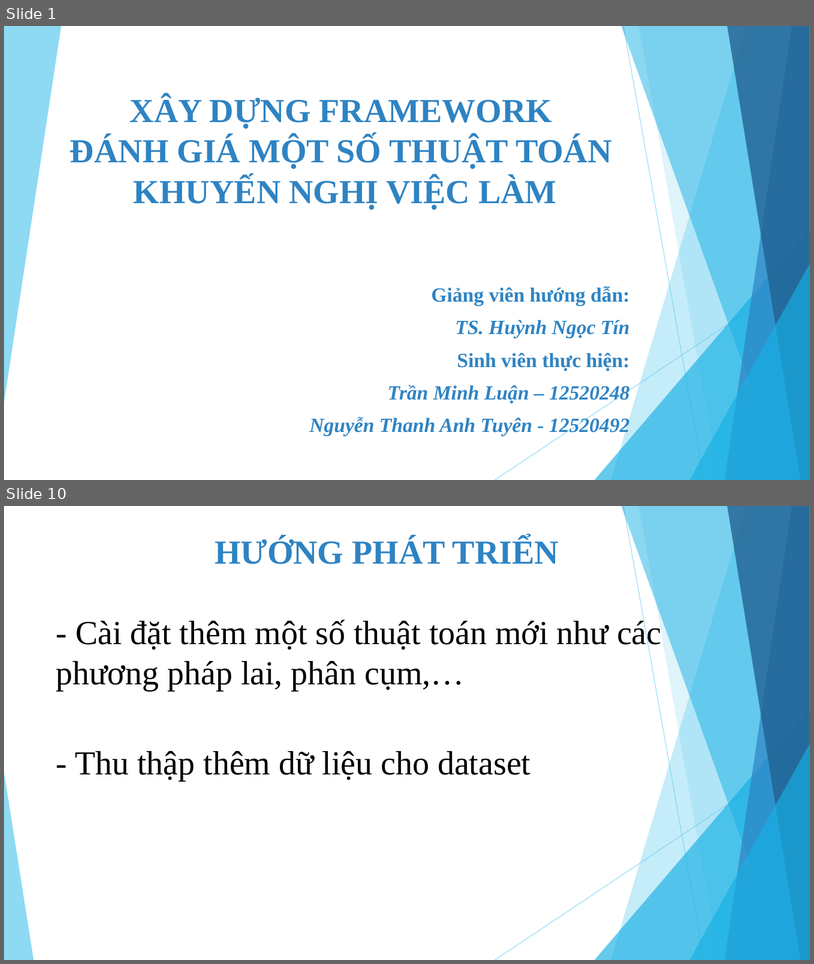
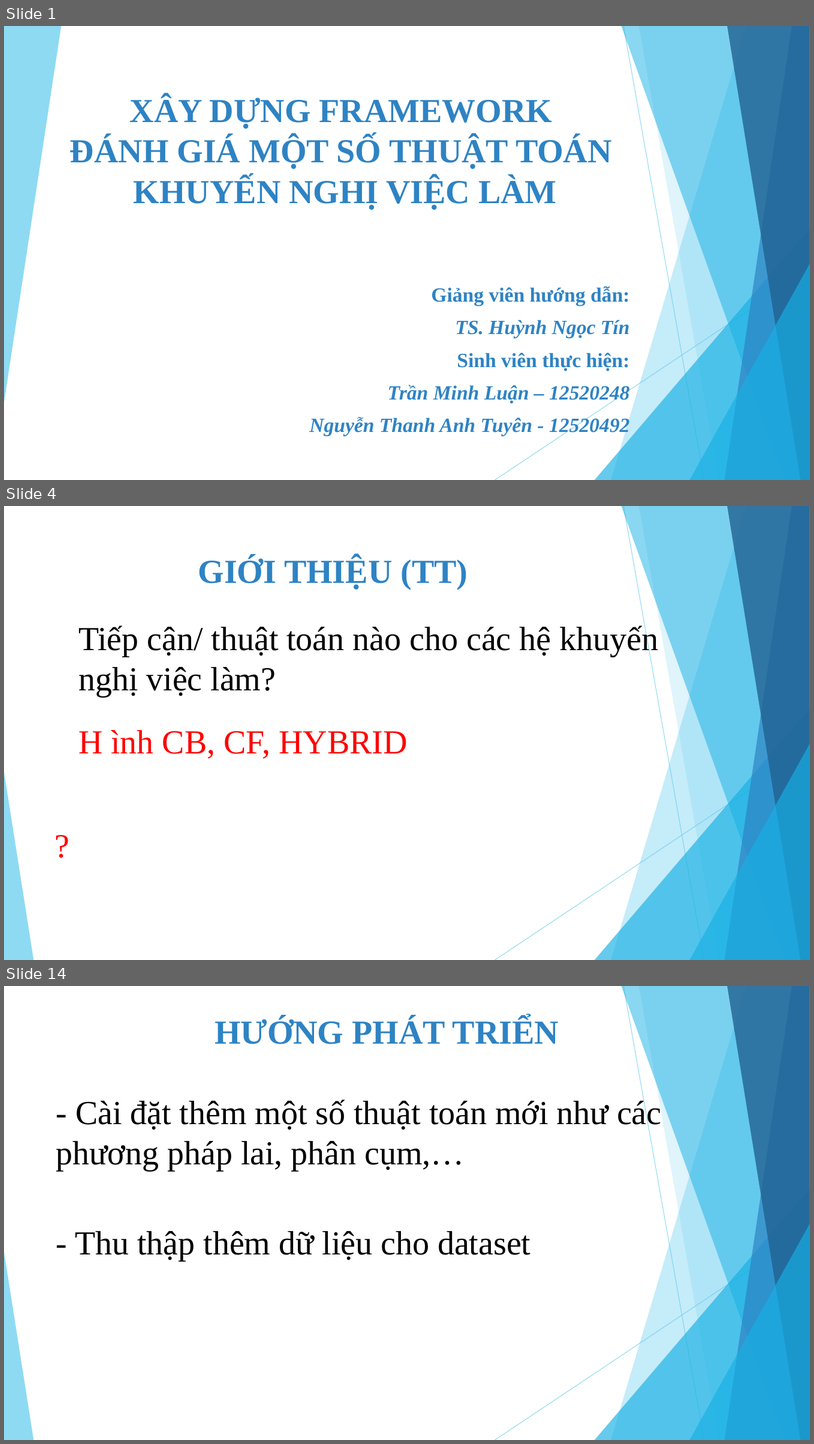
Before and after one commit to tuyennta/JobRecSys, a slide deck: Documents/Báo cáo/Bao cao KLTN_2.pptx. Shown one above the other, each under a label of ours: slides 1 and 10 before the commit, slides 1, 4 and 14 after it; the slides between them are not shown. The pictures are 814x964 and 814x1444 pixels, drawn with LibreOffice and Linux fonts; fonts in the diff are those of the drawing. Boxes give left, top, right and bottom in pixels: in the first picture for what was removed or moved away, otherwise in the second. Text is boxed around its words. In the diff, an @@ line names an element or a change of style, - is before the commit and + after.

```diff
--- a/Documents/Báo cáo/Bao cao KLTN_2.pptx
+++ b/Documents/Báo cáo/Bao cao KLTN_2.pptx
@@ slide 4 added at box(4, 506, 810, 960), background #FFFFFF; not listed: 10 template elements that a slide beside it also shows @@
@@ title added at box(198, 556, 468, 589), 40 pt, text #2E83C3, bold @@
+GIỚI THIỆU (TT)
@@ text added at box(78, 624, 659, 697), 40 pt, text #000000 @@
+Tiếp cận/ thuật toán nào cho các hệ khuyến nghị việc làm?
@@ text added at box(78, 730, 407, 759), 40 pt, text #FF0000 @@
+H ình CB, CF, HYBRID
@@ text added at box(49, 820, 732, 886), 40 pt, text #FF0000 @@
+?
@@ what was slide 10 is now slide 14 @@
```
Also in this commit, not shown: 8 slides changed, 4 other slides added, 1 other file.
